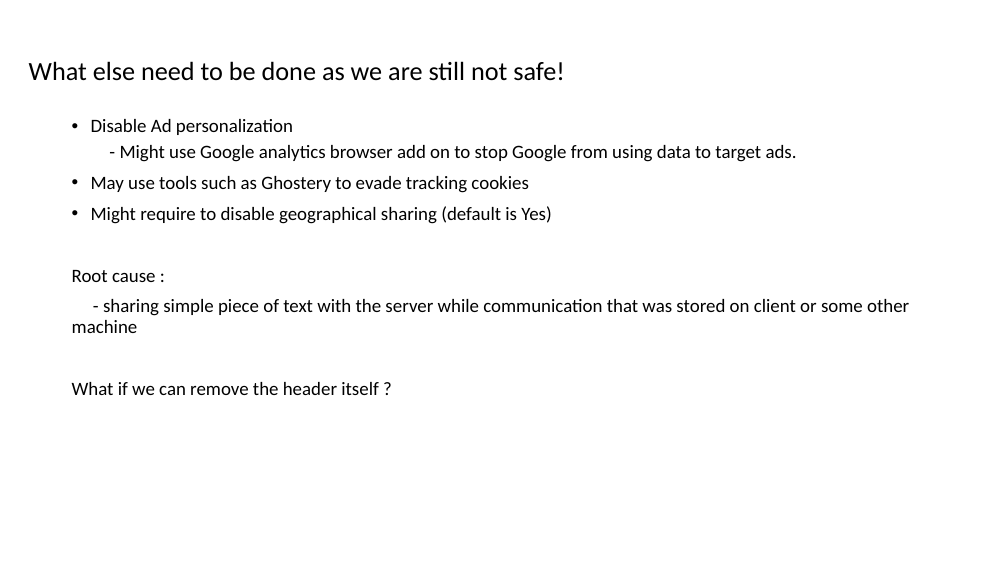
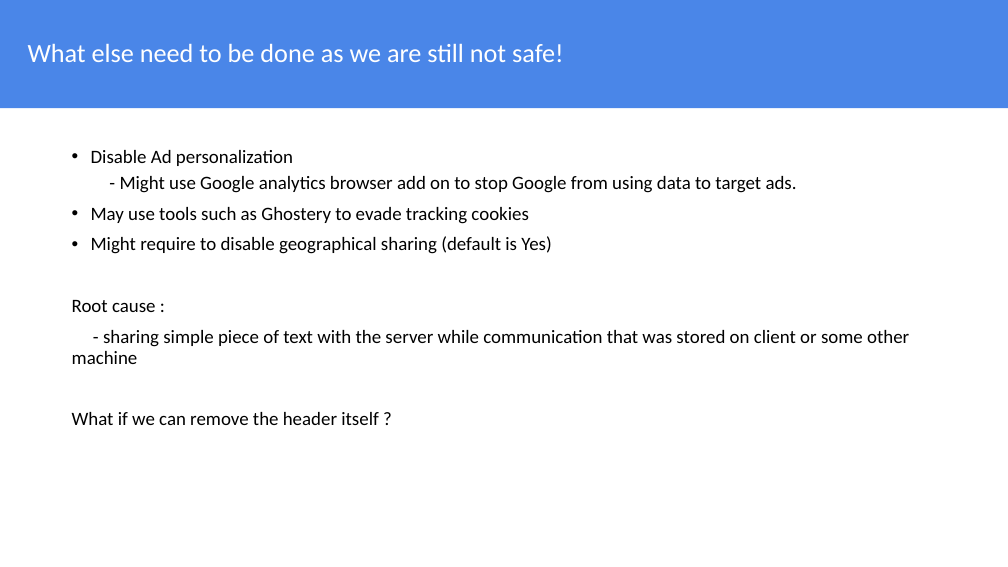
Before and after one commit to JayLohokare/who-am-I, a slide deck: slide 11 of Who am I.pptx. Drawn at 1008x567 pixels with LibreOffice and Linux fonts; fonts in the diff are those of the drawing. Boxes give left, top, right and bottom in pixels: in the first picture for what was removed or moved away, otherwise in the second. Text is boxed around its words. In the diff, an @@ line names an element or a change of style, - is before the commit and + after.

```diff
--- a/Who am I.pptx
+++ b/Who am I.pptx
@@ rectangle added at <box>0,0,1008,108</box>, fill #4A86E8 @@
@@ title "What else need to be ...": place and size @@
-title "What else need to be ..." at <box>29,61,565,81</box>
+title "What else need to be ..." at <box>28,44,564,62</box>
@@ title "What else need to be ..." at <box>28,44,564,62</box>: text colour #000000 to #FFFFFF @@
@@ text "Disable Ad personalization": place and size @@
-text "Disable Ad personalization" at <box>72,119,909,395</box>
+text "Disable Ad personalization" at <box>72,150,909,425</box>
@@ text at <box>91,150,551,254</box>: less space between paragraphs @@
```
Also in this commit, not shown: 19 other slides changed.
